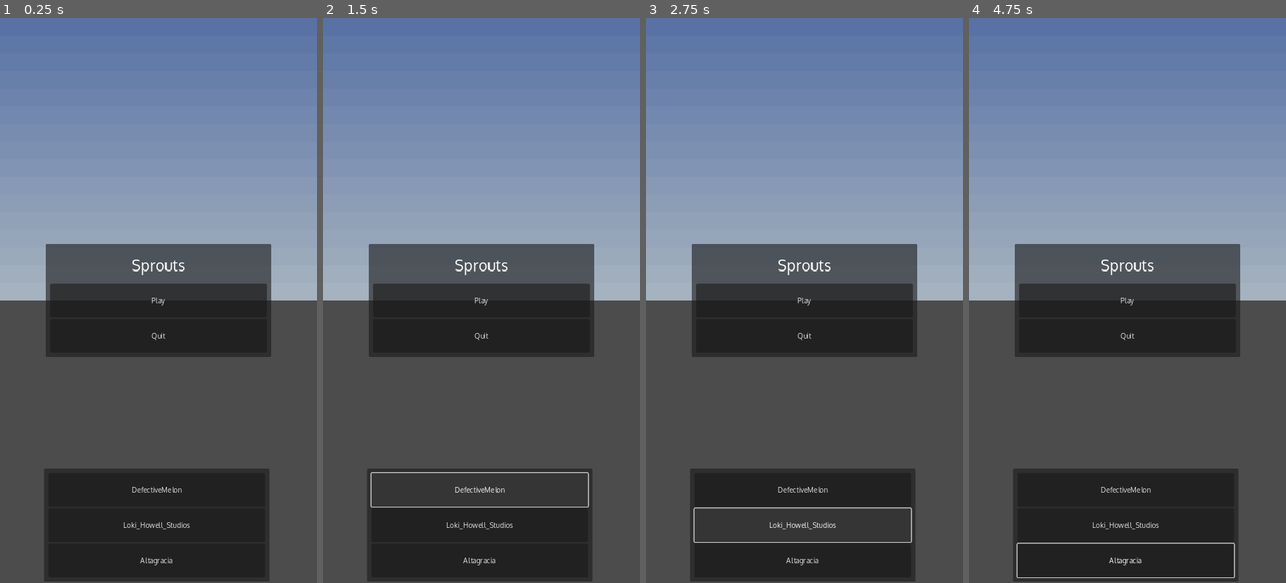
Above: before the commit, frames 1-4 (left to right).
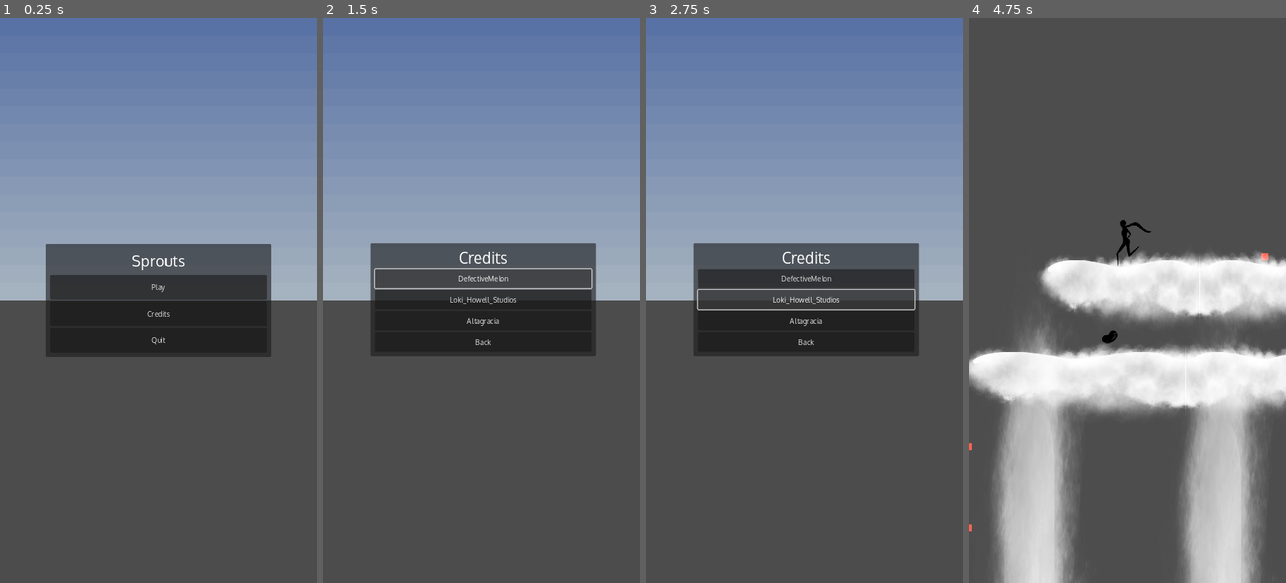
Above: after the commit, the same moments.

Repository: TylerPelaez/Sprouts
Game: Godot game, scene res://Levels/Main_Menu.tscn
Two runs of this game, one before a commit and one after it. Both use one fixed random seed, a clock stepped at 60 frames per second and the inputs below. A sky picture missing from this copy of the repository is replaced by a grey-blue gradient.
Inputs (mouse positions are in pixels of both pictures, inside the frame that each line leads up to):
- Up to frame 1 (0.25 s): no input
- Up to frame 2 (1.5 s): click (481, 311) at 0.5 s, where only the run after the commit has a clickable "Credits"; click "DefectiveMelon" at 1.25 s
- Up to frame 3 (2.75 s): click "Loki_Howell_Studios" at 2 s
- Up to frame 4 (4.75 s): click "Altagracia" at 2.75 s; click (1130, 340) at 3.5 s, where only the run after the commit has a clickable "Back"; click "Play" at 4.25 s

The runs differ from the first frame. In frame 1, 16% of the frame differs, in the area x 14-85%, y 42-100%; in frame 2, 11%; in frame 3, 13%; in frame 4, 86%, in the area x 0-100%, y 0-100%.

Commit message:
Main Menu Test 2 Electric Boogaloo

Diff:
--- a/Levels/Credits.gd
+++ b/Levels/Credits.gd
@@ -1,16 +1,16 @@
-extends Control
+extends CanvasLayer
 
 @onready var main: Control = $Main
 @onready var credits: Control = $Credits
 
-func _on_button_play_pressed():
-	get_tree().change_scene_to_file("res://Levels/AirLevel1.tscn")
-func _on_button_quit_pressed():
-	get_tree().quit()
+
+
 
 func _on_defective_melon_pressed():
-	pass # Replace with function body.
+	OS.shell_open("https://defectivemelon.itch.io/")
 func _on_loki_howell_studios_pressed():
-	pass # Replace with function body.
+	OS.shell_open("https://loki-howell-studios.itch.io/")
 func _on_altagracia_pressed():
-	pass # Replace with function body.
+	OS.shell_open("https://itch.io/profile/altagracia")
+func _on_back_pressed():
+	get_tree().change_scene_to_file("res://Levels/Main_Menu.tscn")
--- /dev/null
+++ b/Levels/Main_Menu.gd
@@ -0,0 +1,15 @@
+extends CanvasLayer
+
+@onready var main: Control = $Main
+@onready var credits: CanvasLayer = $"../CanvasLayer2"
+
+
+func _on_button_play_pressed():
+	get_tree().change_scene_to_file("res://Levels/AirLevel1.tscn")
+
+func _on_button_credits_pressed():
+	main.visible = false
+	credits.visible = true
+
+func _on_button_quit_pressed():
+	get_tree().quit()
--- a/Levels/Main_Menu.tscn
+++ b/Levels/Main_Menu.tscn
@@ -1,7 +1,7 @@
 [gd_scene load_steps=5 format=3 uid="uid://csk2i0aoebgpc"]
 
 [ext_resource type="Texture2D" uid="uid://m0xbwp81g6i5" path="res://Art/Background/sky BG.png" id="1_7pnat"]
-[ext_resource type="Script" path="res://CanvasLayer.gd" id="2_vrujr"]
+[ext_resource type="Script" path="res://Levels/Main_Menu.gd" id="2_fpbg0"]
 [ext_resource type="FontFile" uid="uid://n2ucbn5g7j22" path="res://Oxygen-Regular.ttf" id="3_h5kqa"]
 [ext_resource type="Script" path="res://Levels/Credits.gd" id="4_4ldmm"]
 
@@ -16,7 +16,7 @@
 texture = ExtResource("1_7pnat")
 
 [node name="CanvasLayer" type="CanvasLayer" parent="Background"]
-script = ExtResource("2_vrujr")
+script = ExtResource("2_fpbg0")
 
 [node name="Main" type="Control" parent="Background/CanvasLayer"]
 layout_mode = 3
@@ -64,50 +64,62 @@
 theme_override_fonts/font = ExtResource("3_h5kqa")
 text = "Play"
 
+[node name="ButtonCredits" type="Button" parent="Background/CanvasLayer/Main/CenterContainer/PanelContainer/MarginContainer/VBoxContainer"]
+layout_mode = 2
+size_flags_vertical = 3
+theme_override_fonts/font = ExtResource("3_h5kqa")
+text = "Credits"
+
 [node name="ButtonQuit" type="Button" parent="Background/CanvasLayer/Main/CenterContainer/PanelContainer/MarginContainer/VBoxContainer"]
 layout_mode = 2
 size_flags_vertical = 3
 theme_override_fonts/font = ExtResource("3_h5kqa")
 text = "Quit"
 
-[node name="Credits" type="Control" parent="Background/CanvasLayer"]
+[node name="CanvasLayer2" type="CanvasLayer" parent="Background"]
+visible = false
+script = ExtResource("4_4ldmm")
+
+[node name="Credits" type="Control" parent="Background/CanvasLayer2"]
 layout_mode = 3
 anchors_preset = 15
 anchor_right = 1.0
 anchor_bottom = 1.0
+offset_left = 66.0
+offset_top = -540.0
+offset_right = 66.0
+offset_bottom = -540.0
 grow_horizontal = 2
 grow_vertical = 2
-script = ExtResource("4_4ldmm")
 
-[node name="CenterContainer" type="CenterContainer" parent="Background/CanvasLayer/Credits"]
+[node name="CenterContainer" type="CenterContainer" parent="Background/CanvasLayer2/Credits"]
 layout_mode = 1
 anchors_preset = 15
 anchor_right = 1.0
 anchor_bottom = 1.0
-offset_left = -4.0
-offset_top = 935.0
-offset_right = -4.0
-offset_bottom = 83.0
+offset_left = 42.0
+offset_top = 1050.0
+offset_right = -166.0
+offset_bottom = 26.0
 grow_horizontal = 2
 grow_vertical = 2
 
-[node name="PanelContainer" type="PanelContainer" parent="Background/CanvasLayer/Credits/CenterContainer"]
+[node name="PanelContainer" type="PanelContainer" parent="Background/CanvasLayer2/Credits/CenterContainer"]
 custom_minimum_size = Vector2(512, 256)
 layout_mode = 2
 
-[node name="MarginContainer" type="MarginContainer" parent="Background/CanvasLayer/Credits/CenterContainer/PanelContainer"]
+[node name="MarginContainer" type="MarginContainer" parent="Background/CanvasLayer2/Credits/CenterContainer/PanelContainer"]
 layout_mode = 2
 theme_override_constants/margin_left = 10
 theme_override_constants/margin_top = 10
 theme_override_constants/margin_right = 10
 theme_override_constants/margin_bottom = 10
 
-[node name="VBoxContainer" type="VBoxContainer" parent="Background/CanvasLayer/Credits/CenterContainer/PanelContainer/MarginContainer"]
+[node name="VBoxContainer" type="VBoxContainer" parent="Background/CanvasLayer2/Credits/CenterContainer/PanelContainer/MarginContainer"]
 layout_mode = 2
 theme_override_constants/separation = 4
 
-[node name="Label" type="Label" parent="Background/CanvasLayer/Credits/CenterContainer/PanelContainer/MarginContainer/VBoxContainer"]
-visible = false
+[node name="Label" type="Label" parent="Background/CanvasLayer2/Credits/CenterContainer/PanelContainer/MarginContainer/VBoxContainer"]
 layout_mode = 2
 size_flags_vertical = 3
 theme_override_fonts/font = ExtResource("3_h5kqa")
@@ -116,27 +128,35 @@
 horizontal_alignment = 1
 vertical_alignment = 1
 
-[node name="DefectiveMelon" type="Button" parent="Background/CanvasLayer/Credits/CenterContainer/PanelContainer/MarginContainer/VBoxContainer"]
+[node name="DefectiveMelon" type="Button" parent="Background/CanvasLayer2/Credits/CenterContainer/PanelContainer/MarginContainer/VBoxContainer"]
 layout_mode = 2
 size_flags_vertical = 3
 theme_override_fonts/font = ExtResource("3_h5kqa")
 text = "DefectiveMelon
 "
 
-[node name="Loki_Howell_Studios" type="Button" parent="Background/CanvasLayer/Credits/CenterContainer/PanelContainer/MarginContainer/VBoxContainer"]
+[node name="Loki_Howell_Studios" type="Button" parent="Background/CanvasLayer2/Credits/CenterContainer/PanelContainer/MarginContainer/VBoxContainer"]
 layout_mode = 2
 size_flags_vertical = 3
 theme_override_fonts/font = ExtResource("3_h5kqa")
 text = "Loki_Howell_Studios"
 
-[node name="Altagracia" type="Button" parent="Background/CanvasLayer/Credits/CenterContainer/PanelContainer/MarginContainer/VBoxContainer"]
+[node name="Altagracia" type="Button" parent="Background/CanvasLayer2/Credits/CenterContainer/PanelContainer/MarginContainer/VBoxContainer"]
 layout_mode = 2
 size_flags_vertical = 3
 theme_override_fonts/font = ExtResource("3_h5kqa")
 text = "Altagracia"
 
+[node name="Back" type="Button" parent="Background/CanvasLayer2/Credits/CenterContainer/PanelContainer/MarginContainer/VBoxContainer"]
+layout_mode = 2
+size_flags_vertical = 3
+theme_override_fonts/font = ExtResource("3_h5kqa")
+text = "Back"
+
 [connection signal="pressed" from="Background/CanvasLayer/Main/CenterContainer/PanelContainer/MarginContainer/VBoxContainer/ButtonPlay" to="Background/CanvasLayer" method="_on_button_play_pressed"]
+[connection signal="pressed" from="Background/CanvasLayer/Main/CenterContainer/PanelContainer/MarginContainer/VBoxContainer/ButtonCredits" to="Background/CanvasLayer" method="_on_button_credits_pressed"]
 [connection signal="pressed" from="Background/CanvasLayer/Main/CenterContainer/PanelContainer/MarginContainer/VBoxContainer/ButtonQuit" to="Background/CanvasLayer" method="_on_button_quit_pressed"]
-[connection signal="pressed" from="Background/CanvasLayer/Credits/CenterContainer/PanelContainer/MarginContainer/VBoxContainer/DefectiveMelon" to="Background/CanvasLayer" method="_on_defective_melon_pressed"]
-[connection signal="pressed" from="Background/CanvasLayer/Credits/CenterContainer/PanelContainer/MarginContainer/VBoxContainer/Loki_Howell_Studios" to="Background/CanvasLayer" method="_on_loki_howell_studios_pressed"]
-[connection signal="pressed" from="Background/CanvasLayer/Credits/CenterContainer/PanelContainer/MarginContainer/VBoxContainer/Altagracia" to="Background/CanvasLayer" method="_on_altagracia_pressed"]
+[connection signal="pressed" from="Background/CanvasLayer2/Credits/CenterContainer/PanelContainer/MarginContainer/VBoxContainer/DefectiveMelon" to="Background/CanvasLayer" method="_on_defective_melon_pressed"]
+[connection signal="pressed" from="Background/CanvasLayer2/Credits/CenterContainer/PanelContainer/MarginContainer/VBoxContainer/Loki_Howell_Studios" to="Background/CanvasLayer" method="_on_loki_howell_studios_pressed"]
+[connection signal="pressed" from="Background/CanvasLayer2/Credits/CenterContainer/PanelContainer/MarginContainer/VBoxContainer/Altagracia" to="Background/CanvasLayer" method="_on_altagracia_pressed"]
+[connection signal="pressed" from="Background/CanvasLayer2/Credits/CenterContainer/PanelContainer/MarginContainer/VBoxContainer/Back" to="Background/CanvasLayer2" method="_on_back_pressed"]
